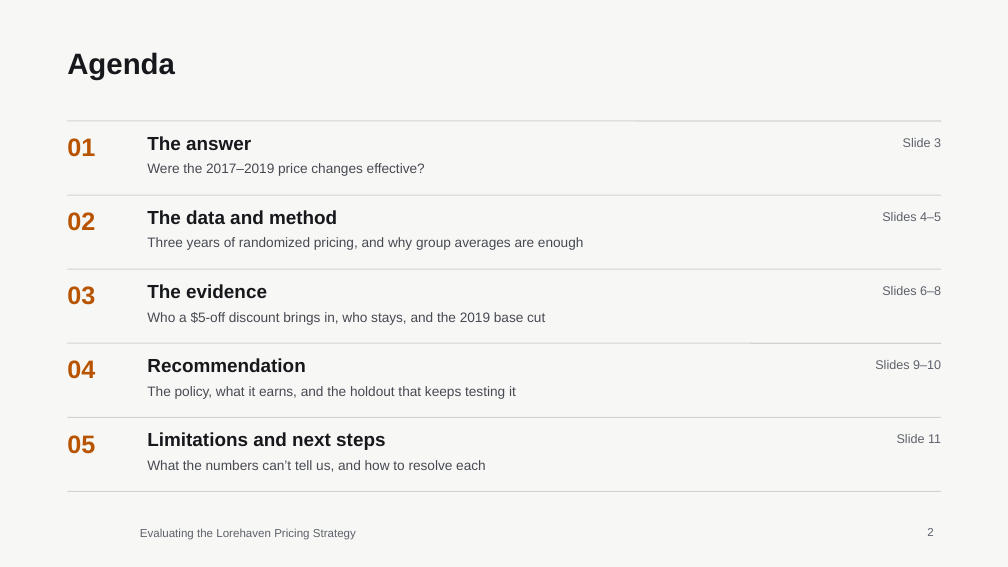
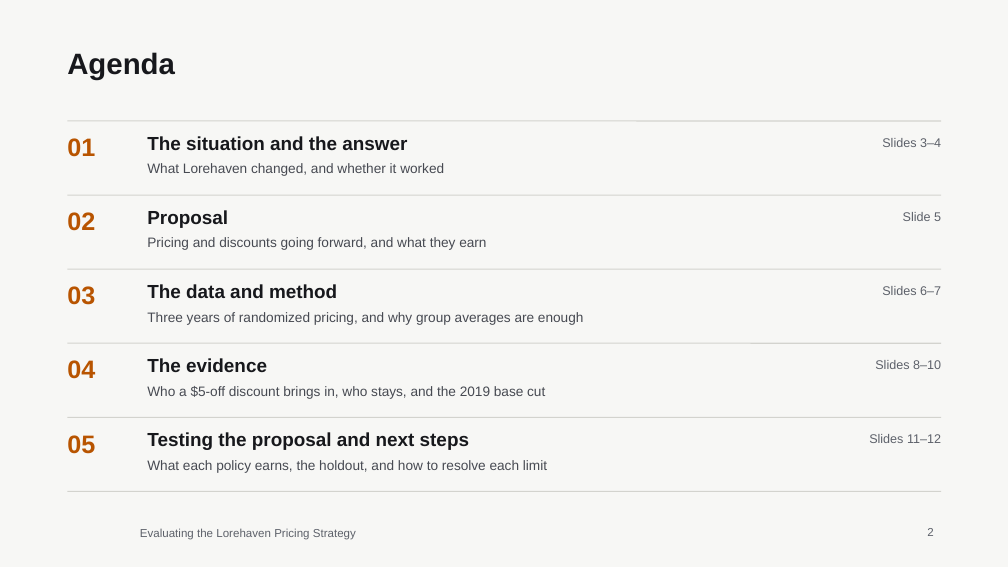
Before and after one commit to itacky/lorehaven-pricing, a slide deck: slide 2 of presentation/Evaluating_the_Lorehaven_Pricing_Strategy.pptx. Drawn at 1008x567 pixels with LibreOffice and Linux fonts; fonts in the diff are those of the drawing; background and template pictures are left out. Boxes give left, top, right and bottom in pixels: in the first picture for what was removed or moved away, otherwise in the second. Text is boxed around its words. In the diff, an @@ line names an element or a change of style, - is before the commit and + after.

```diff
--- a/presentation/Evaluating_the_Lorehaven_Pricing_Strategy.pptx
+++ b/presentation/Evaluating_the_Lorehaven_Pricing_Strategy.pptx
@@ text at (x1=147, y1=136, x2=407, y2=150): text changed @@
-The answer
+The situation and the answer
@@ text at (x1=882, y1=138, x2=941, y2=147): text changed @@
-Slide 3
+Slides 3–4
@@ text at (x1=147, y1=163, x2=444, y2=176): text changed @@
-Were the 2017–2019 price changes effective?
+What Lorehaven changed, and whether it worked
@@ text at (x1=147, y1=210, x2=228, y2=228): text changed @@
-The data and method
+Proposal
@@ text added at (x1=147, y1=237, x2=486, y2=250), 13 pt, text #474A52 @@
+Pricing and discounts going forward, and what they earn
@@ text at (x1=903, y1=212, x2=941, y2=221): text changed @@
-Slides 4–5
+Slide 5
@@ text at (x1=147, y1=284, x2=337, y2=298): text changed @@
-The evidence
+The data and method
@@ text at (x1=882, y1=286, x2=941, y2=295): text changed @@
-Slides 6–8
+Slides 6–7
@@ text "Three years of randomized pricing, ..." moved from (x1=147, y1=237, x2=583, y2=250) to (x1=147, y1=312, x2=583, y2=325) @@
@@ text at (x1=147, y1=358, x2=267, y2=372): text changed @@
-Recommendation
+The evidence
@@ text "Who a $5-off discount brings ..." moved from (x1=147, y1=312, x2=545, y2=325) to (x1=147, y1=386, x2=545, y2=399) @@
@@ text removed at (x1=147, y1=386, x2=516, y2=399) @@
-The policy, what it earns, and the holdout that keeps testing it
@@ text at (x1=147, y1=432, x2=469, y2=450): text changed @@
-Limitations and next steps
+Testing the proposal and next steps
@@ text at (x1=869, y1=434, x2=941, y2=443): text changed @@
-Slide 11
+Slides 11–12
@@ text at (x1=147, y1=460, x2=547, y2=473): text changed @@
-What the numbers can’t tell us, and how to resolve each
+What each policy earns, the holdout, and how to resolve each limit
```
Also in this commit, not shown: 3 other slides changed, 1 slide added, 3 other files.
